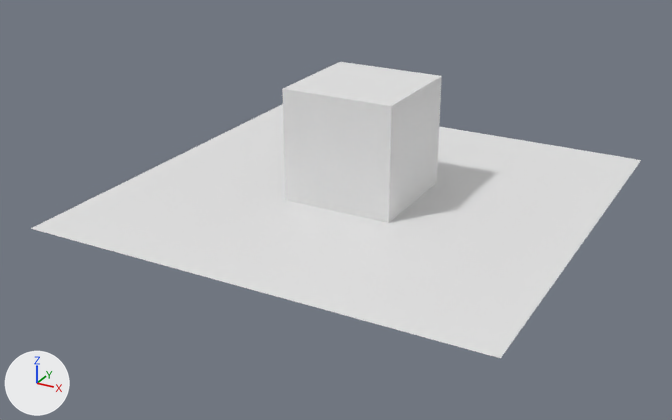
Renders of the COLLADA model data/cena2.dae from each side of a commit.
The view is the same before and after, from a camera (50 mm lens) standing at (0.0698, -0.1367, 0.0636) and looking at (-0.0017, -0.0067, -0.0014). The lights are fixed; the arrows at lower left show +X, +Y and +Z.
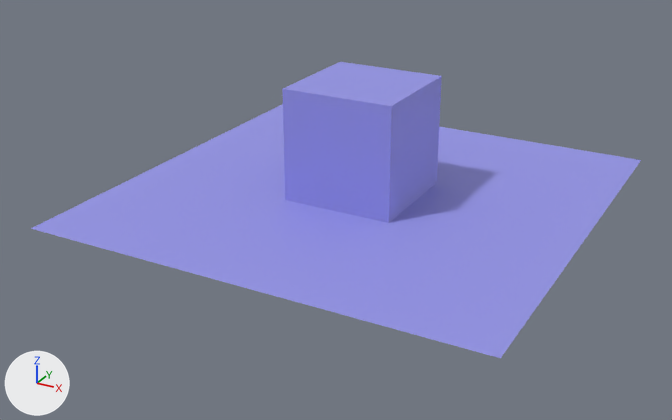
Commit message: Adicionando material lido ? cena e atribuindo esse material ao Mesh.

The change, as a list of edits to the scene's bpy script:
```text
Change mat_material:
    mat_material.base_color: (0.8, 0.8, 0.8) -> (0.3, 0.3, 0.8)  # white #e7e7e7 -> blue #9595e7
Change me_plane_001:
    where me_plane_001.from_pydata(...)  # 4 vertices, 2 faces; spans x -0.04..0.04, y -0.04..0.04, z 0.0
    add me_plane_001.materials.append(mat_material)  # blue #9595e7
```

Pixel boxes [x1, y1, x2, y2] of what changed, in the pictures (672 x 420 px):
'Plane', recoloured (white to blue)
    both: [31, 104, 641, 358]
'Cube', recoloured (white to blue)
    both: [282, 62, 442, 223]
